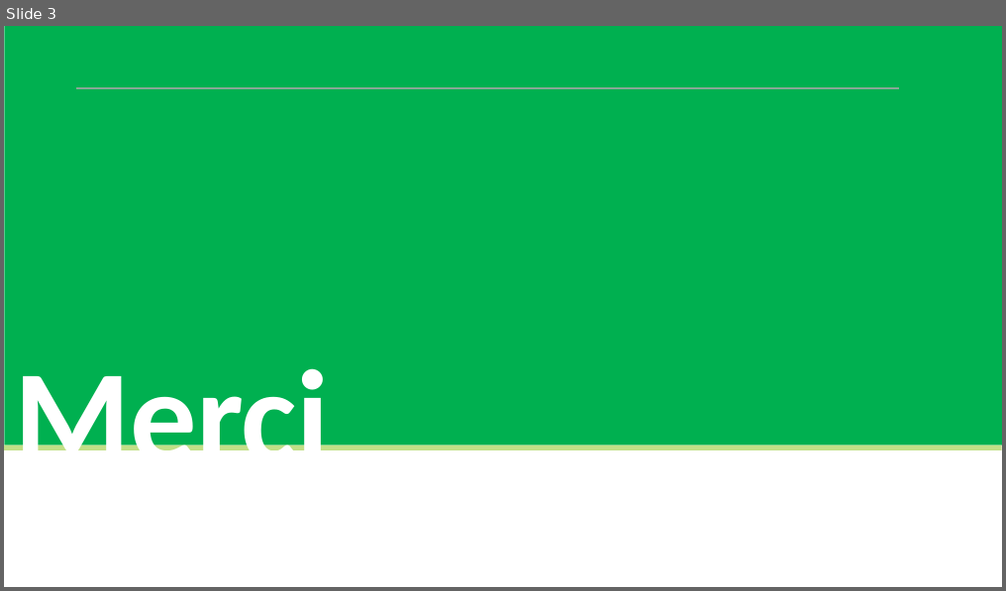
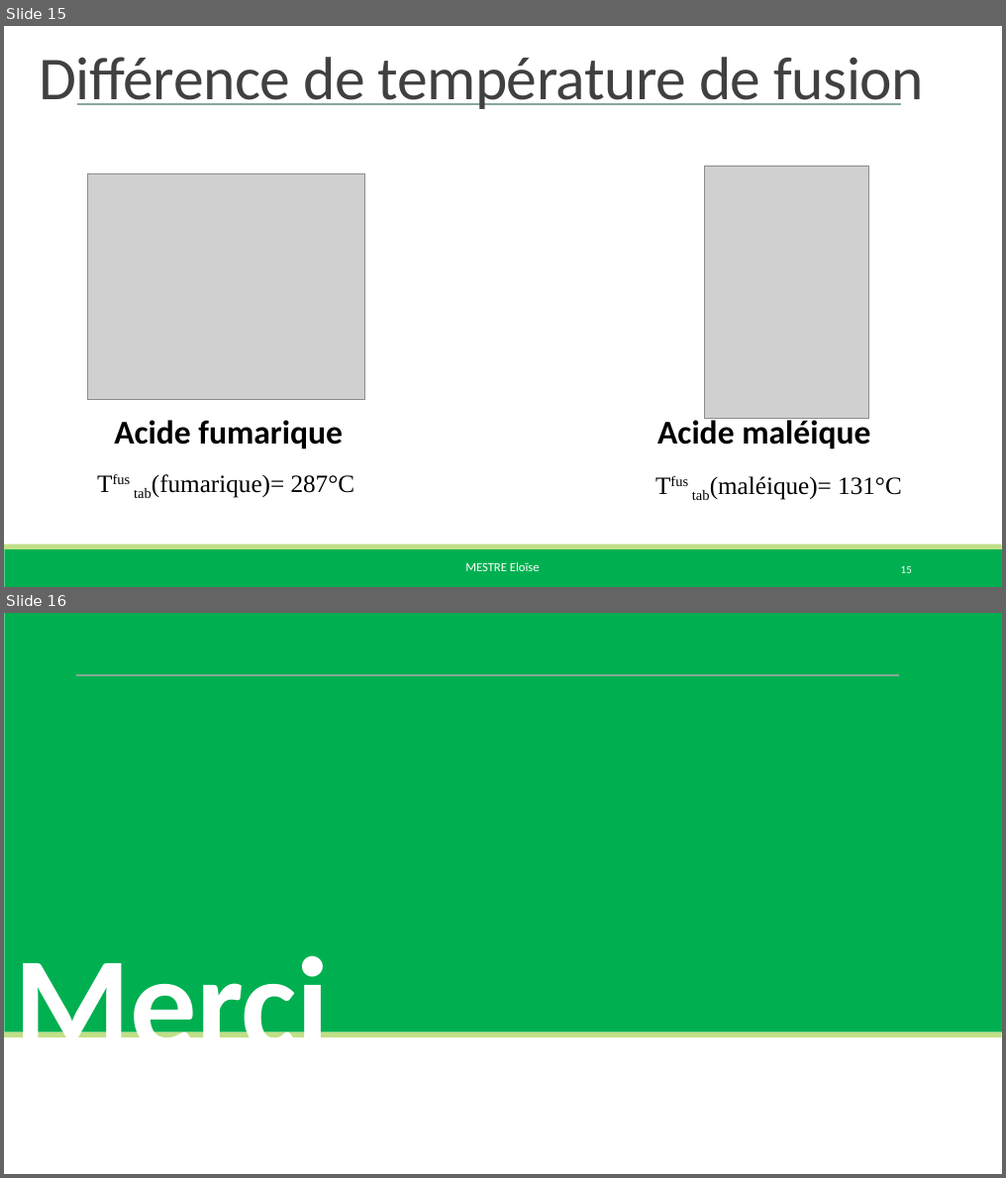
Before and after one commit to eloisemestre/Oraux_agreg, a slide deck: LC/LC 14 Liaisons chimique (lycée)/LC 14 diapo.pptx. Shown one above the other, each under a label of ours: slide 3 before the commit, slides 15 and 16 after it. The pictures are 1006x591 and 1006x1178 pixels, drawn with LibreOffice and Linux fonts; fonts in the diff are those of the drawing; grey boxes stand for pictures. Boxes give left, top, right and bottom in pixels: in the first picture for what was removed or moved away, otherwise in the second. Text is boxed around its words. In the diff, an @@ line names an element or a change of style, - is before the commit and + after.

```diff
--- a/LC/LC 14 Liaisons chimique (lycée)/LC 14 diapo.pptx
+++ b/LC/LC 14 Liaisons chimique (lycée)/LC 14 diapo.pptx
@@ slide 15 added at bbox=[4, 26, 1002, 587], background #FFFFFF @@
@@ title added at bbox=[39, 57, 925, 109], 44 pt, text #404040 @@
+Différence de température de fusion
@@ line added from (78, 104) to (901, 104), #87A896 1 pt @@
@@ picture added at bbox=[88, 174, 365, 400] @@
@@ picture added at bbox=[705, 166, 869, 418] @@
@@ text added at bbox=[114, 420, 343, 450], 24 pt, text #000000, bold @@
+Acide fumarique
@@ text added at bbox=[657, 417, 870, 450], 24 pt, text #000000, bold @@
+Acide maléique
@@ text added at bbox=[134, 474, 355, 498], 18 pt, text #000000 @@
+Tfus tab(fumarique)= 287°C
@@ text added at bbox=[692, 476, 902, 500], 18 pt, text #000000 @@
+Tfus tab(maléique)= 131°C
@@ rectangle added at bbox=[4, 550, 1002, 587], fill #00B050 @@
@@ rectangle added at bbox=[4, 545, 1002, 550], fill #C1DF87 @@
@@ text added at bbox=[465, 563, 540, 571], 9 pt, text #FFFFFF @@
+MESTRE Eloïse
@@ page number added at bbox=[901, 567, 912, 573], 7.9 pt, text #FFFFFF @@
+15
@@ what was slide 3 is now slide 16 @@
```
Also in this commit, not shown: 13 other slides added, 1 slide removed, 14 other files.
